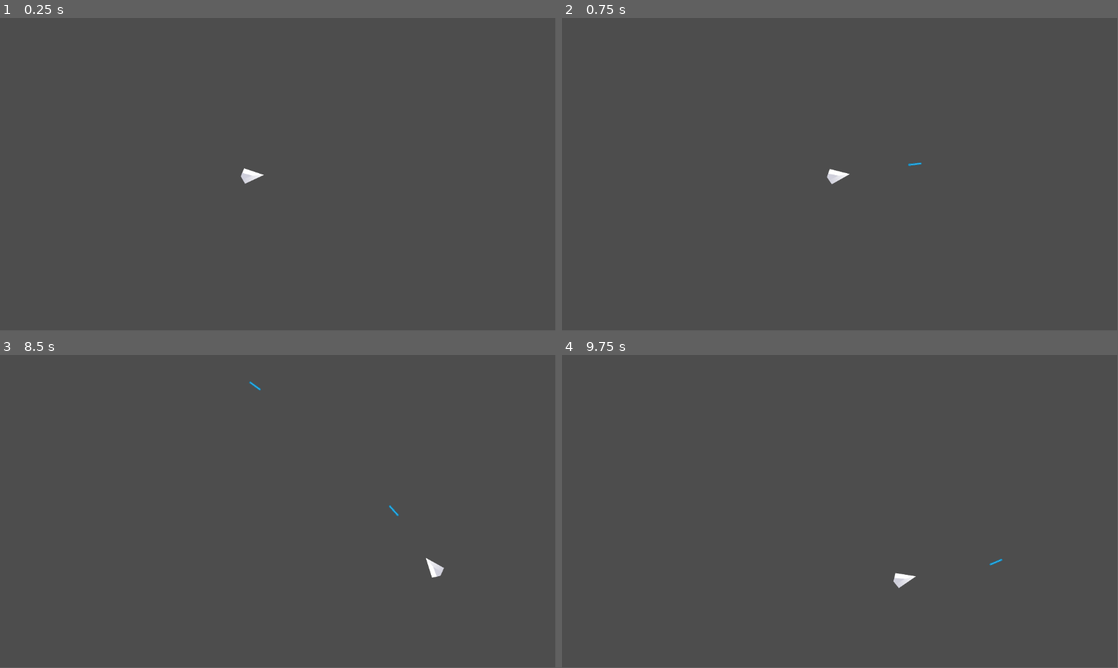
Above: before the commit, frames 1-4 (two rows, left to right).
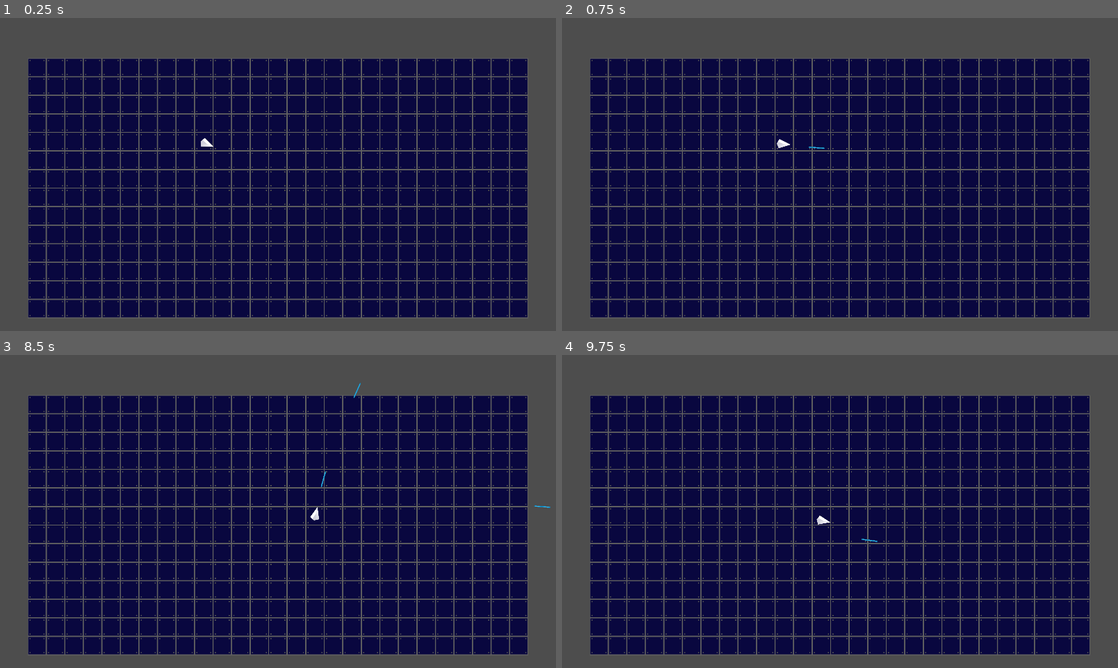
Above: after the commit, the same moments.

Repository: moenage/Overload
Game: Godot game, scene res://Scenes/Levels/level.tscn
Two runs of this game, one before a commit and one after it. Both use one fixed random seed, a clock stepped at 60 frames per second and the inputs below.
Inputs (mouse positions are in pixels of both pictures, inside the frame that each line leads up to):
- Up to frame 1 (0.25 s): no input
- Up to frame 2 (0.75 s): tap Enter at 0.5 s; move the mouse to (962, 158) at 0.52 s; press the mouse at (962, 158) at 0.53 s; hold D (right) from 0.53 s (still down)
- Up to frame 3 (8.5 s): move the mouse to (166, 527) at 1.27 s; release D (right) at 1.28 s; release the mouse at (166, 527) at 1.28 s; hold S (down) 1.28-2.03 s; click (166, 527) at 1.35 s; move the mouse to (333, 442) at 2.02 s; press the mouse at (333, 442) at 2.03 s; hold D (right) 2.03-2.78 s; move the mouse to (250, 574) at 2.77 s; release the mouse at (250, 574) at 2.78 s; hold W (up) 2.78-3.53 s; click (250, 574) at 2.85 s; move the mouse to (444, 558) at 3.52 s; press the mouse at (444, 558) at 3.53 s; hold A (left) 3.53-5.03 s; move the mouse to (111, 464) at 4.27 s; release the mouse at (111, 464) at 4.28 s; click (111, 464) at 4.35 s; move the mouse to (305, 511) at 5.02 s; press the mouse at (305, 511) at 5.03 s; hold S (down) 5.03-5.78 s; move the mouse to (194, 433) at 5.77 s; release the mouse at (194, 433) at 5.78 s; hold D (right) 5.78-6.53 s; click (194, 433) at 5.85 s; move the mouse to (400, 495) at 6.52 s; press the mouse at (400, 495) at 6.53 s; hold W (up) 6.53-7.28 s; move the mouse to (166, 527) at 7.27 s; release the mouse at (166, 527) at 7.28 s; hold D (right) 7.28-8.03 s; click (166, 527) at 7.35 s; move the mouse to (333, 442) at 8.02 s; press the mouse at (333, 442) at 8.03 s; hold S (down) from 8.03 s (still down)
- Up to frame 4 (9.75 s): move the mouse to (812, 574) at 8.77 s; release S (down) at 8.78 s; release the mouse at (812, 574) at 8.78 s; hold A (left) 8.78-9.53 s; click (812, 574) at 8.85 s; move the mouse to (1006, 558) at 9.52 s; press the mouse at (1006, 558) at 9.53 s; hold W (up) from 9.53 s (still down)
In our replay, the window is 799x449 before the commit and 800x450 after it. These sizes can differ from the game's own. Grey fills any space a smaller window leaves; there, only what the larger window draws over its background counts as a difference.

The runs differ from the first frame. In frame 1, 65% of the frame differs, in the area x 5-95%, y 13-96%; in frame 2, 65%; in frame 3, 65%, in the area x 5-99%, y 8-96%; in frame 4, 65%.

Commit message:
Added arena (Have to find better floor sprite)

Diff:
--- a/Scenes/Levels/level.tscn
+++ b/Scenes/Levels/level.tscn
@@ -1,22 +1,28 @@
-[gd_scene load_steps=3 format=3 uid="uid://c1mkior2cddt4"]
+[gd_scene load_steps=4 format=3 uid="uid://c1mkior2cddt4"]
 
 [ext_resource type="PackedScene" uid="uid://cses2ossl5e6r" path="res://Scenes/Players/player.tscn" id="1_rpy3c"]
 [ext_resource type="Script" path="res://Scenes/Levels/level.gd" id="1_tqjyy"]
+[ext_resource type="PackedScene" uid="uid://c72lp7nc2nm1d" path="res://Scenes/Objects/Floor/floor.tscn" id="2_bk3w6"]
 
 [node name="Level" type="Node2D"]
 script = ExtResource("1_tqjyy")
 metadata/_edit_lock_ = true
 
-[node name="Projectiles" type="Node2D" parent="."]
+[node name="Middle" type="Node2D" parent="."]
+position = Vector2(960, 540)
 metadata/_edit_lock_ = true
+
+[node name="Camera2D" type="Camera2D" parent="Middle"]
+zoom = Vector2(0.5, 0.5)
+position_smoothing_enabled = true
+metadata/_edit_lock_ = true
+
+[node name="Floor" parent="Middle" instance=ExtResource("2_bk3w6")]
 
 [node name="Player" parent="." instance=ExtResource("1_rpy3c")]
 position = Vector2(471, 330)
 
-[node name="Middle" type="Node2D" parent="."]
-position = Vector2(576, 324)
-
-[node name="Camera2D" type="Camera2D" parent="Middle"]
-zoom = Vector2(0.5, 0.5)
+[node name="Projectiles" type="Node2D" parent="."]
+metadata/_edit_lock_ = true
 
 [connection signal="shotLaser" from="Player" to="." method="_on_player_shot_laser"]
--- /dev/null
+++ b/Scenes/Objects/Floor/floor.tscn
@@ -0,0 +1,41 @@
+[gd_scene load_steps=4 format=3 uid="uid://c72lp7nc2nm1d"]
+
+[ext_resource type="Texture2D" uid="uid://bgx8aedmht4ix" path="res://Assets/Sprites/Tiles/output-onlinepngtools.png" id="1_rfpxn"]
+
+[sub_resource type="RectangleShape2D" id="RectangleShape2D_urewb"]
+size = Vector2(3, 1789)
+
+[sub_resource type="RectangleShape2D" id="RectangleShape2D_2vmdm"]
+size = Vector2(3456.5, 2)
+
+[node name="Floor" type="StaticBody2D"]
+metadata/_edit_lock_ = true
+
+[node name="Sprite2D" type="Sprite2D" parent="."]
+modulate = Color(0.376471, 0.376471, 0.376471, 1)
+texture_repeat = 2
+position = Vector2(0, 95)
+texture = ExtResource("1_rfpxn")
+region_enabled = true
+region_rect = Rect2(0, 0, 3457, 1795)
+metadata/_edit_lock_ = true
+
+[node name="LeftCollider" type="CollisionShape2D" parent="."]
+position = Vector2(-1727.5, 91.5)
+shape = SubResource("RectangleShape2D_urewb")
+metadata/_edit_lock_ = true
+
+[node name="RightCollider" type="CollisionShape2D" parent="."]
+position = Vector2(1727, 91.5)
+shape = SubResource("RectangleShape2D_urewb")
+metadata/_edit_lock_ = true
+
+[node name="TopCollider" type="CollisionShape2D" parent="."]
+position = Vector2(-0.75, -801)
+shape = SubResource("RectangleShape2D_2vmdm")
+metadata/_edit_lock_ = true
+
+[node name="BottomCollider" type="CollisionShape2D" parent="."]
+position = Vector2(-0.75, 989.5)
+shape = SubResource("RectangleShape2D_2vmdm")
+metadata/_edit_lock_ = true
--- a/Scenes/Players/player.gd
+++ b/Scenes/Players/player.gd
@@ -3,9 +3,6 @@
 var playerSpeed: int = 500
 
 var canLaser: bool = true
-
-
-
 
 signal shotLaser(pos, laserDir)
 
--- a/Scenes/Projectiles/laser.tscn
+++ b/Scenes/Projectiles/laser.tscn
@@ -8,8 +8,9 @@
 height = 58.0
 
 [node name="Laser" type="Area2D"]
+scale = Vector2(1, 2)
 script = ExtResource("1_t2spy")
-speed = 2000
+speed = 1500
 metadata/_edit_lock_ = true
 
 [node name="Sprite2D" type="Sprite2D" parent="."]
--- a/project.godot
+++ b/project.godot
@@ -14,6 +14,12 @@
 run/main_scene="res://Scenes/Levels/level.tscn"
 config/features=PackedStringArray("4.2", "Mobile")
 config/icon="res://icon.svg"
+
+[display]
+
+window/size/viewport_width=1920
+window/size/viewport_height=1080
+window/stretch/mode="viewport"
 
 [input]
 
Binary file added: Assets/Sprites/Tiles/output-onlinepngtools (1).png
Not shown, added: Assets/Sprites/Tiles/output-onlinepngtools (1).png.import
Binary file added: Assets/Sprites/Tiles/output-onlinepngtools (2).png
Not shown, added: Assets/Sprites/Tiles/output-onlinepngtools (2).png.import
Binary file added: Assets/Sprites/Tiles/output-onlinepngtools (3).png
Not shown, added: Assets/Sprites/Tiles/output-onlinepngtools (3).png.import
Binary file added: Assets/Sprites/Tiles/output-onlinepngtools.png
Not shown, added: Assets/Sprites/Tiles/output-onlinepngtools.png.import
Binary file added: Assets/Sprites/Tiles/pattern_74.png
Not shown, added: Assets/Sprites/Tiles/pattern_74.png.import
